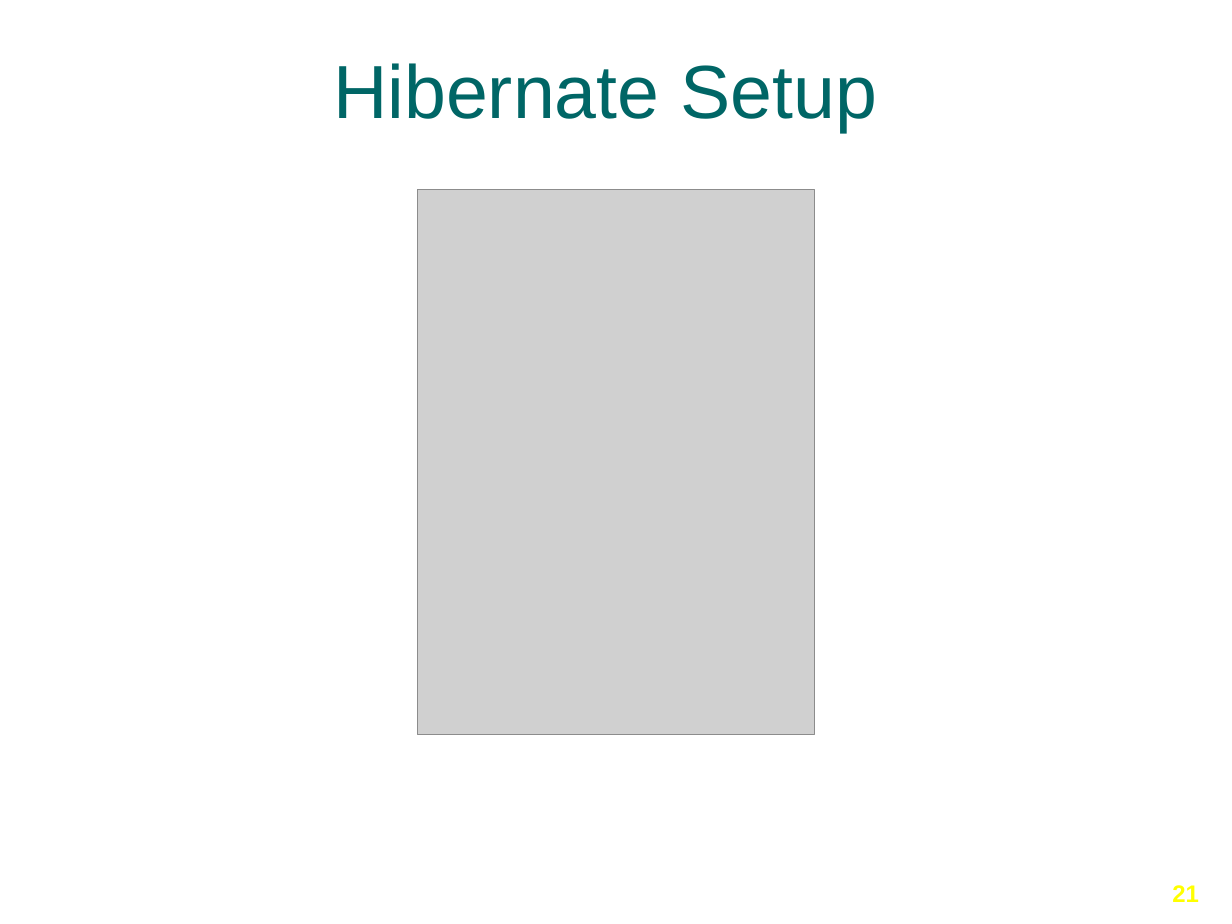
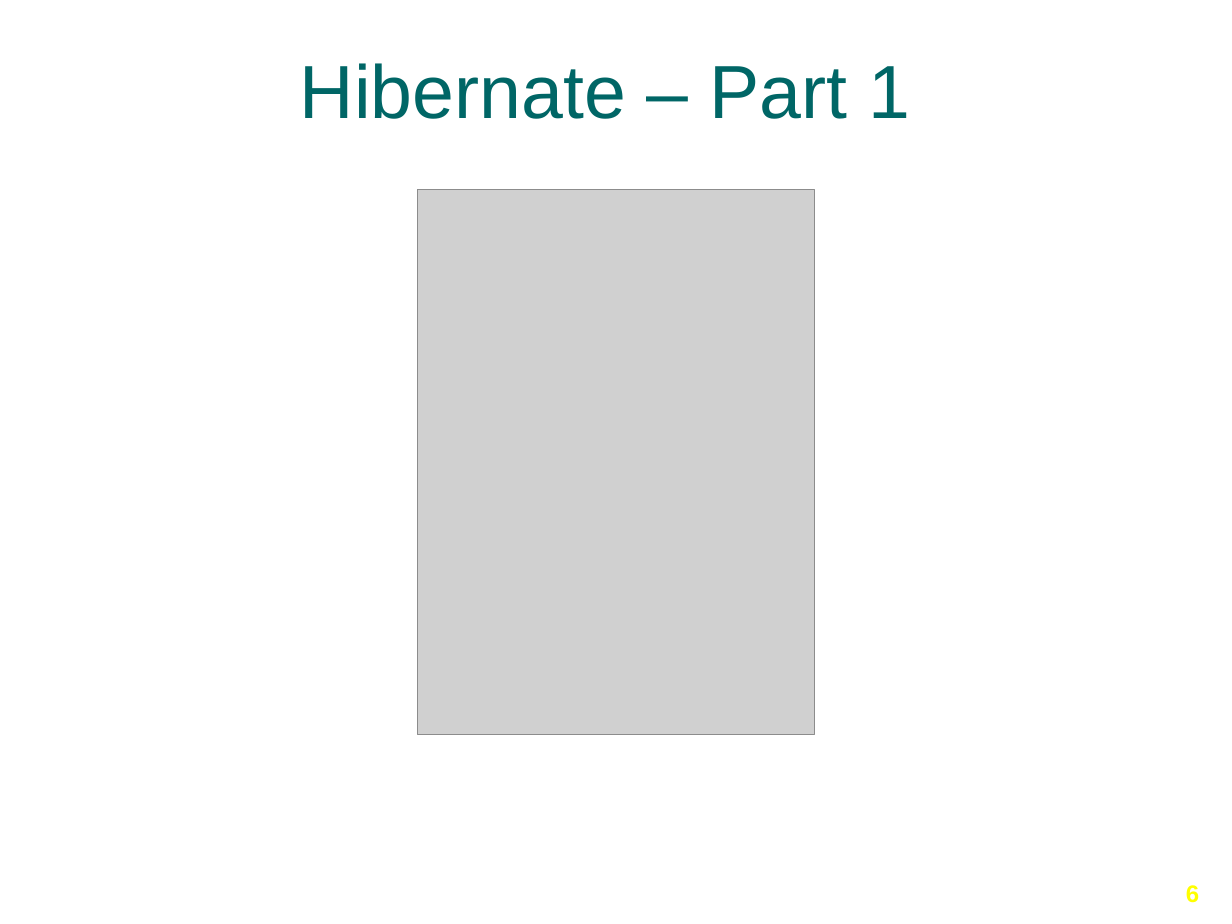
Before and after one commit to Ansilacerda/CIT360-Portfolio, a slide deck: slide 6 of Presentations/Hibernate/Hibernate-Part-1.pptx (slide 21 before the commit). Drawn at 1232x924 pixels with LibreOffice and Linux fonts; fonts in the diff are those of the drawing; grey boxes stand for pictures; background and template pictures are left out. Boxes give left, top, right and bottom in pixels: in the first picture for what was removed or moved away, otherwise in the second. Text is boxed around its words. In the diff, an @@ line names an element or a change of style, - is before the commit and + after.

Commit message:
Hibernate presentation

```diff
--- a/Presentations/Hibernate/Hibernate-Part-1.pptx
+++ b/Presentations/Hibernate/Hibernate-Part-1.pptx
@@ title at <box>300,63,910,119</box>: text changed @@
-Hibernate Setup
+Hibernate – Part 1
@@ page number at <box>1186,885,1199,903</box>: text changed @@
-21
+6
```
Also in this commit, not shown: 2 other slides changed, 3 slides added, 18 slides removed, 1 other file.
